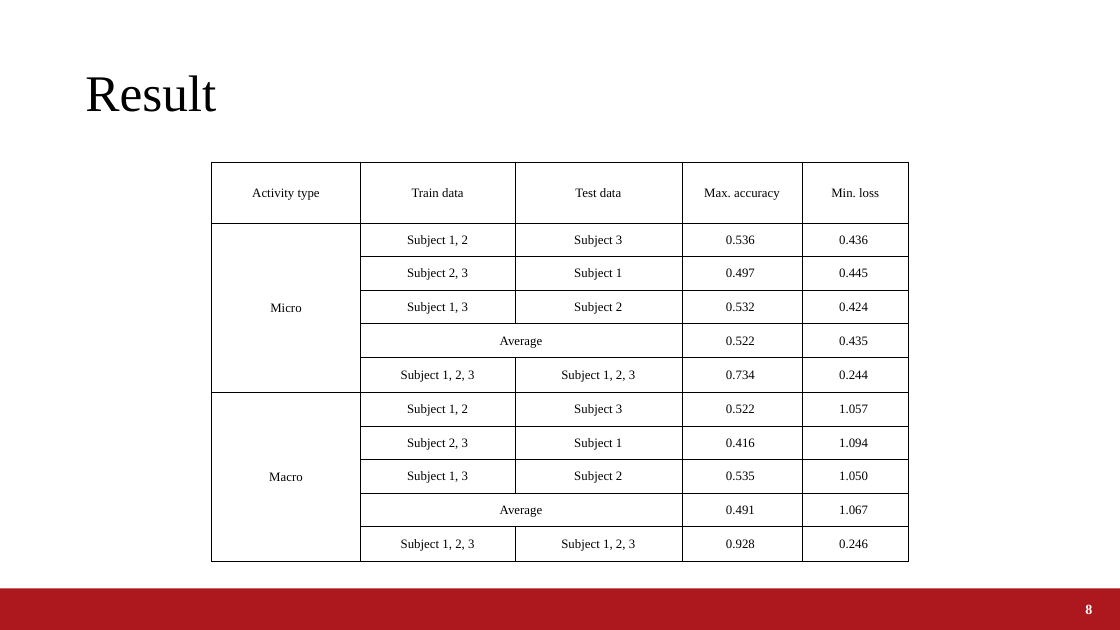
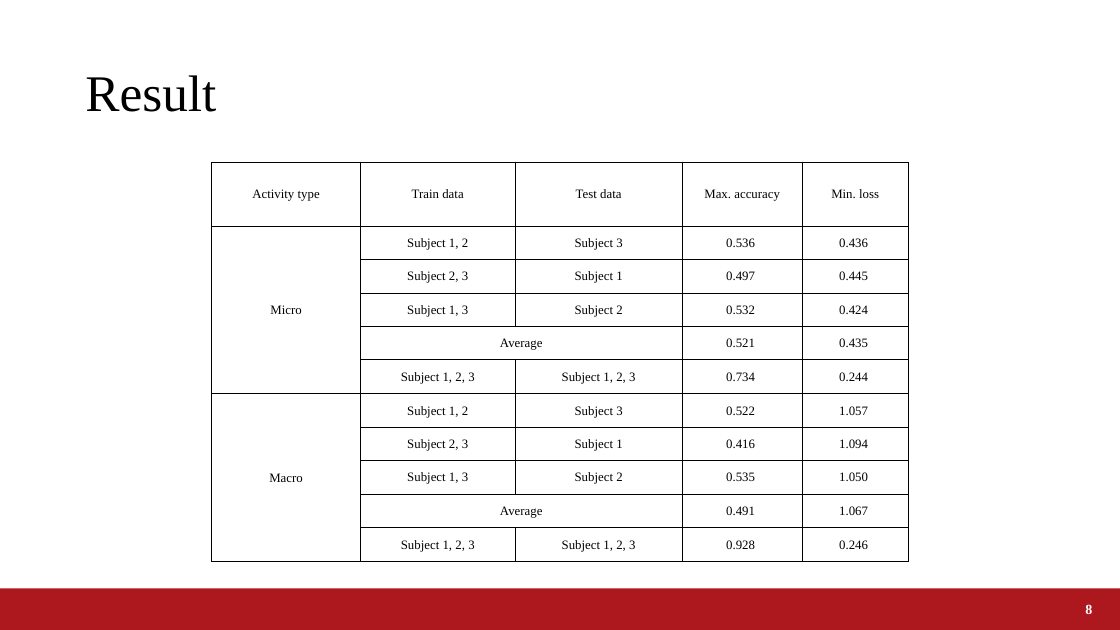
Before and after one commit to a2h1r0/lab, a slide deck: slide 8 of paper/ABC2020CookingChallenge/ABC2020_Fujii.pptx. Drawn at 1120x630 pixels with LibreOffice and Linux fonts; fonts in the diff are those of the drawing; background and template pictures are left out. Boxes give left, top, right and bottom in pixels: in the first picture for what was removed or moved away, otherwise in the second. Text is boxed around its words. In the diff, an @@ line names an element or a change of style, - is before the commit and + after.

```diff
--- a/paper/ABC2020CookingChallenge/ABC2020_Fujii.pptx
+++ b/paper/ABC2020CookingChallenge/ABC2020_Fujii.pptx
@@ table at bbox=[212, 162, 908, 562] @@
-row 5, column 4: 0.522
+row 5, column 4: 0.521
```
Also in this commit, not shown: 1 other file.
